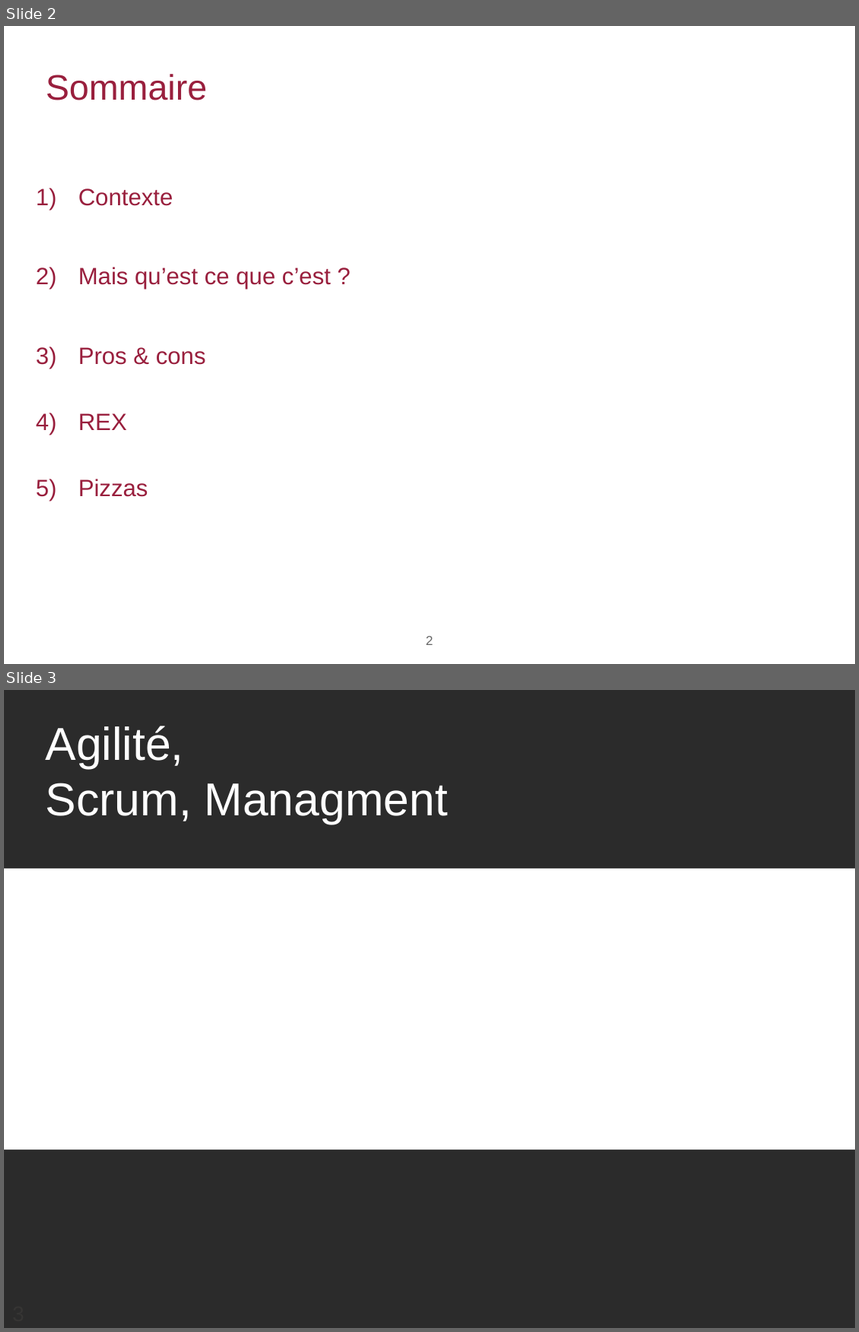
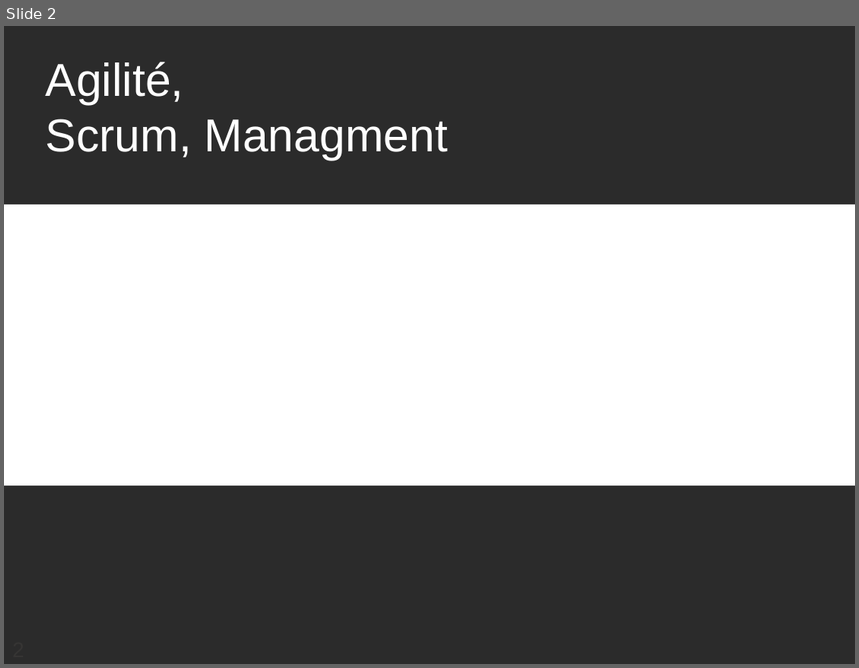
Before and after one commit to bennekrouf/prezangular, a slide deck: image/MixIT - Agilité.pptx. Shown one above the other, each under a label of ours: slides 2 and 3 before the commit, slide 2 after it. The pictures are 859x1332 and 859x668 pixels, drawn with LibreOffice and Linux fonts; fonts in the diff are those of the drawing; background and template pictures are left out; a plain dark background stands for a picture behind light text. Boxes give left, top, right and bottom in pixels: in the first picture for what was removed or moved away, otherwise in the second. Text is boxed around its words. In the diff, an @@ line names an element or a change of style, - is before the commit and + after.

```diff
--- a/image/MixIT - Agilité.pptx
+++ b/image/MixIT - Agilité.pptx
@@ slide 2 removed at [4, 26, 855, 664], background #FFFFFF @@
@@ title removed at [46, 74, 207, 100] @@
-Sommaire
@@ text removed at [78, 189, 331, 497] @@
-1) Contexte
-2) Mais qu’est ce que c’est ?
-3) Pros & cons
-4) REX
-5) Pizzas
@@ page number removed at [426, 636, 433, 645] @@
-2
@@ what was slide 3 is now slide 2 @@
```
Also in this commit, not shown: 4 other slides removed, 1 other file.
